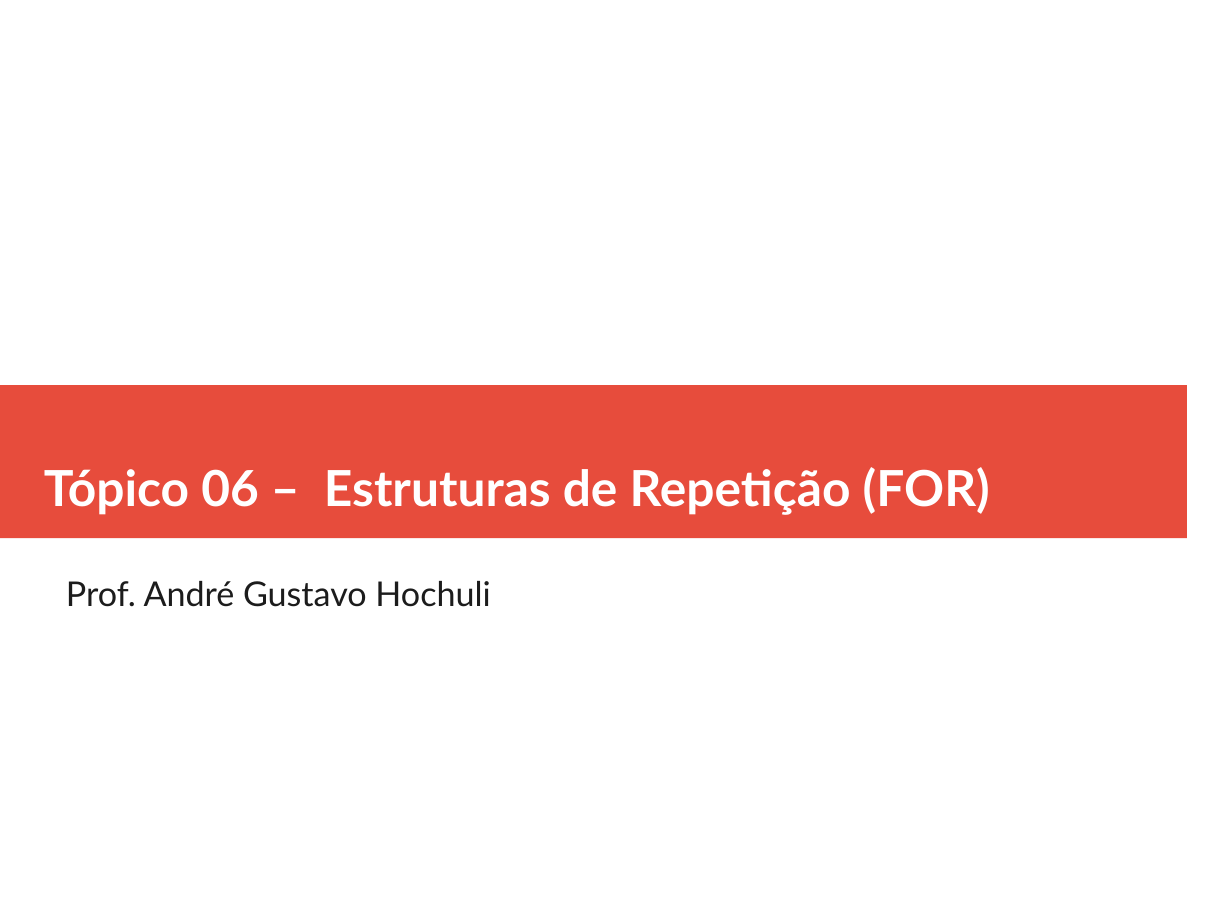
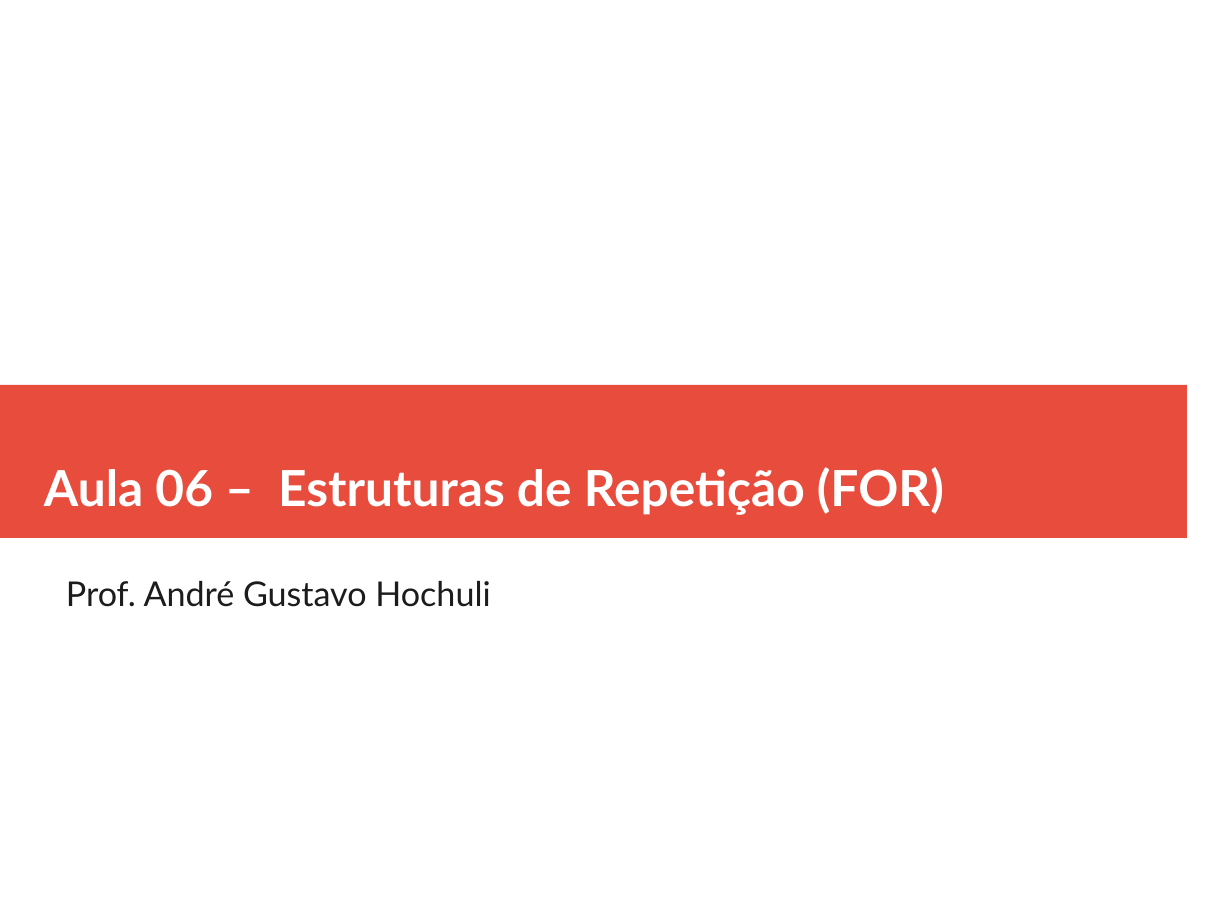
Before and after one commit to andrehochuli/teaching, a slide deck: slide 1 of RaciocinioAlgoritmico/Aula 06 - Estruturas de Repetição (FOR)/Aula 06 - Estruturas de Repetição (FOR).pptx. Drawn at 1232x924 pixels with LibreOffice and Linux fonts; fonts in the diff are those of the drawing. Boxes give left, top, right and bottom in pixels: in the first picture for what was removed or moved away, otherwise in the second. Text is boxed around its words. In the diff, an @@ line names an element or a change of style, - is before the commit and + after.

```diff
--- a/RaciocinioAlgoritmico/Aula 06 - Estruturas de Repetição (FOR)/Aula 06 - Estruturas de Repetição (FOR).pptx
+++ b/RaciocinioAlgoritmico/Aula 06 - Estruturas de Repetição (FOR)/Aula 06 - Estruturas de Repetição (FOR).pptx
@@ text at box(44, 467, 944, 515): text changed @@
-Tópico 06 – Estruturas de Repetição (FOR)
+Aula 06 – Estruturas de Repetição (FOR)
```
Also in this commit, not shown: 12 other slides changed, 25 other files.
